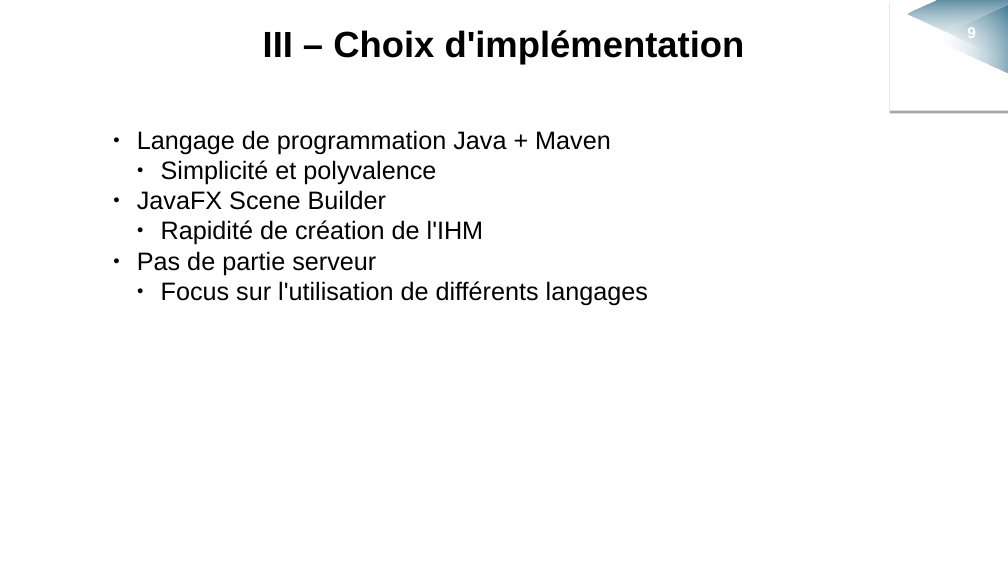
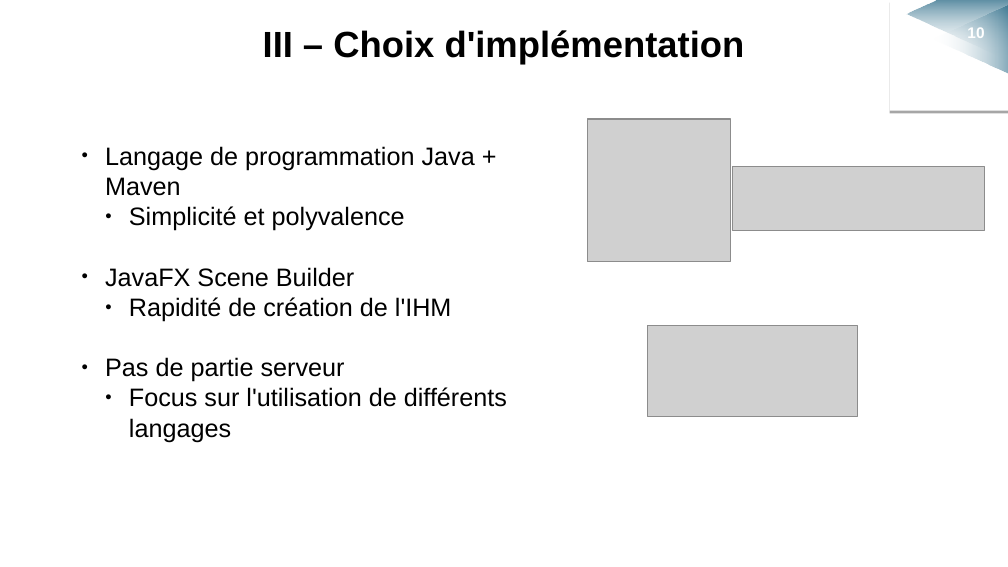
Before and after one commit to sizo0/BDAProject, a slide deck: slide 10 of Documents/Presentation/BDA_presentation.odp (slide 9 before the commit). Drawn at 1008x567 pixels with LibreOffice and Linux fonts; fonts in the diff are those of the drawing; grey boxes stand for pictures; background and template pictures are left out. Boxes give left, top, right and bottom in pixels: in the first picture for what was removed or moved away, otherwise in the second. Text is boxed around its words. In the diff, an @@ line names an element or a change of style, - is before the commit and + after.

```diff
--- a/Documents/Presentation/BDA_presentation.odp
+++ b/Documents/Presentation/BDA_presentation.odp
@@ page number at box(967, 28, 984, 38): text changed @@
-9
+10
@@ picture added at box(588, 119, 731, 262) @@
@@ text "Langage de programmation Java + ..." rewrapped from box(137, 130, 648, 306) to box(105, 146, 507, 442) @@
@@ picture added at box(732, 166, 984, 230) @@
@@ picture added at box(647, 326, 857, 417) @@
```
Also in this commit, not shown: 2 other slides changed, 1 slide added, 1 other file.
